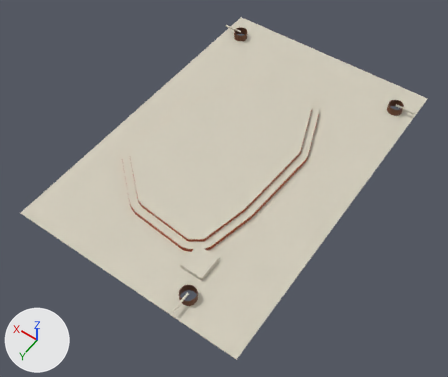
The glTF model assets/models/AST-AQU-012.glb as it was, and as the next commit left it.
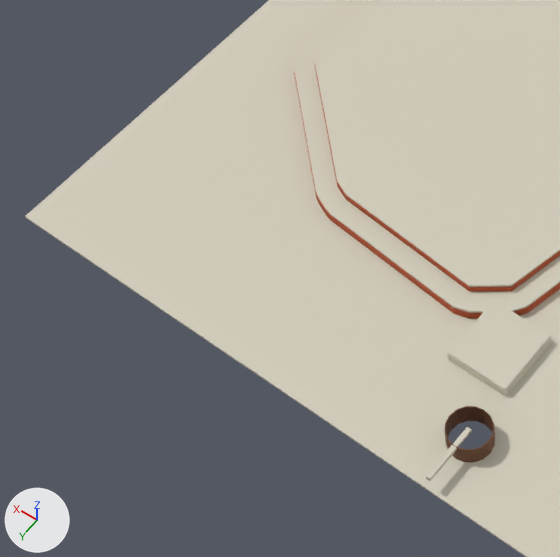
Each version is shown whole from a camera (50 mm lens) standing at (-19.9, 31.1, 94.8) and looking at (22.0, -27.6, 2.6), then close up on the part from 2% to 50% of the width and 35% to 91% of the height. The axes (+X, +Y, +Z) are drawn at lower left. The lights are the same throughout. The first two pictures are the older version. Vertices at exactly the same position are counted once.

Objects in the first close-up: 'AQU_Ceiling_ivory_enamel', 'AQU_Ceiling_terracotta', 'AQU_Ceiling_warm_walnut' and 1 more.
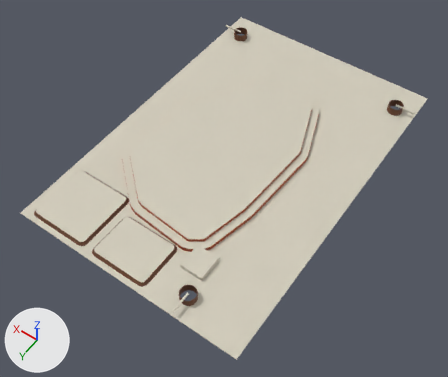
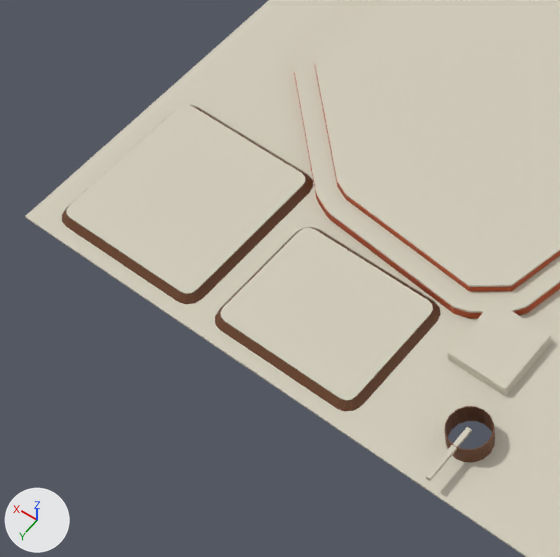
Location of each change, (x1, y1, x2, y2) in pixels of the close-ups (560 x 557 px):
part 1 of me_aqu_highcentralfield, added: after (221, 227, 433, 401)
part 2 of me_aqu_highcentralfield, added: after (67, 105, 305, 294)
part 3 of me_aqu_highcentralfield, added: after (25, 0, 551, 557)
part 4 of me_aqu_bearingcoffer_0_0, added: after (215, 228, 441, 412)
part 5 of me_aqu_bearingcoffer_0_0, added: after (62, 106, 313, 304)

Patch to the scene script:
```diff
--- a/assets/models/AST-AQU-012.glb.py
+++ b/assets/models/AST-AQU-012.glb.py
@@ me_aqu_highcentralfield @@
 # used by ob_aqu_ceiling_ivory_enamel; location = (0.0, 0.0, 0.0)
-me_aqu_highcentralfield.from_pydata(...)  # 370 vertices, 720 faces; spans x 0.0..46.0, y -68.0..0.0, z 6.4..8.1
+me_aqu_highcentralfield.from_pydata(...)  # 498 vertices, 976 faces; spans x 0.0..46.0, y -68.0..0.0, z 6.4..8.1
+# me_aqu_highcentralfield part 1: a new loose piece of 32 vertices spanning x 19.2..30.1, y -10.1..-1.5, z 7.0..7.2, in mat_ivory_enamel (picture img_ivory_enamel)
+# me_aqu_highcentralfield part 2: a new loose piece of 32 vertices spanning x 32.5..43.8, y -13.1..-1.5, z 7.0..7.2, in mat_ivory_enamel (picture img_ivory_enamel)
+# me_aqu_highcentralfield part 3: 64 vertices added at x 18.8..44.3, y -13.5..-1.0, z 6.4..6.6
 me_aqu_highcentralfield.materials.append(mat_ivory_enamel)
@@ me_aqu_bearingcoffer_0_0 @@
 # used by ob_aqu_ceiling_warm_walnut; location = (0.0, 0.0, 0.0)
-me_aqu_bearingcoffer_0_0.from_pydata(...)  # 384 vertices, 576 faces; spans x 2.5..43.5, y -63.5..-2.5, z 6.4..8.1
+me_aqu_bearingcoffer_0_0.from_pydata(...)  # 512 vertices, 960 faces; spans x 2.5..44.3, y -63.5..-1.0, z 6.4..8.1
+# me_aqu_bearingcoffer_0_0 part 4: a new loose piece of 64 vertices spanning x 18.8..30.6, y -10.5..-1.0, z 6.4..7.1, in mat_warm_walnut (picture img_warm_walnut)
+# me_aqu_bearingcoffer_0_0 part 5: a new loose piece of 64 vertices spanning x 32.0..44.3, y -13.5..-1.0, z 6.4..7.1, in mat_warm_walnut (picture img_warm_walnut)
 me_aqu_bearingcoffer_0_0.materials.append(mat_warm_walnut)
```
